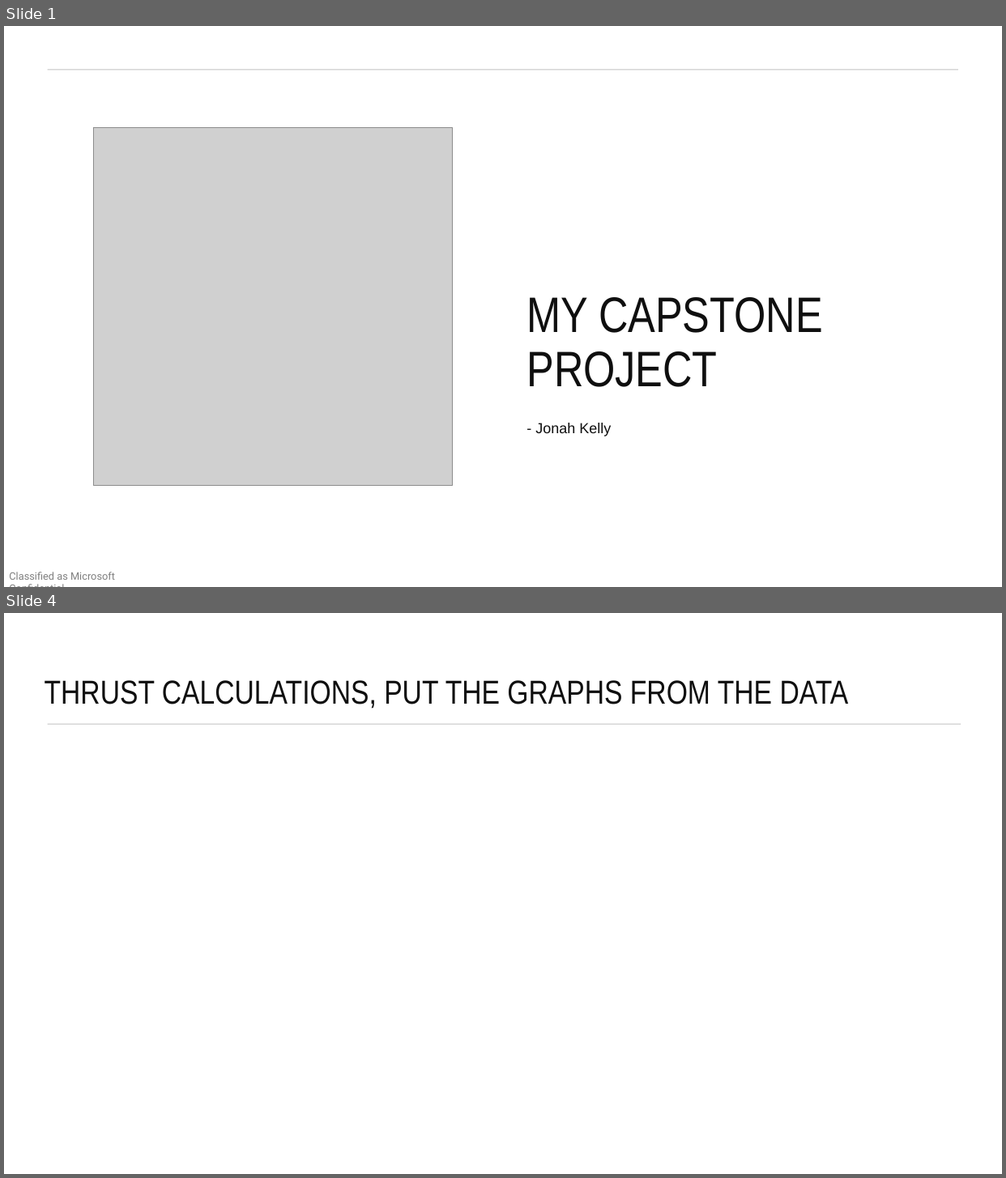
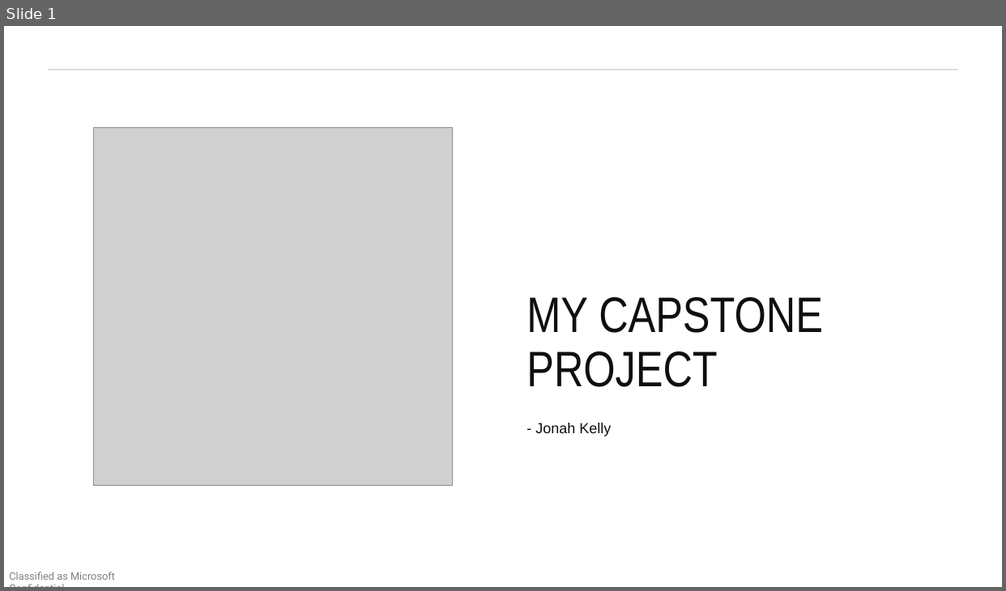
Before and after one commit to jonahk012/CapstoneProject, a slide deck: CapstonePresentation.pptx. Shown one above the other, each under a label of ours: slides 1 and 4 before the commit, slide 1 after it; the slides between them are not shown. The pictures are 1006x1178 and 1006x591 pixels, drawn with LibreOffice and Linux fonts; fonts in the diff are those of the drawing; grey boxes stand for pictures. Boxes give left, top, right and bottom in pixels: in the first picture for what was removed or moved away, otherwise in the second. Text is boxed around its words. In the diff, an @@ line names an element or a change of style, - is before the commit and + after.

```diff
--- a/CapstonePresentation.pptx
+++ b/CapstonePresentation.pptx
@@ slide 4 removed at (4, 613, 1002, 1174), background #FFFFFF @@
@@ title removed at (44, 680, 849, 709) @@
-THRUST CALCULATIONS, PUT THE GRAPHS FROM THE DATA
@@ line removed from (48, 724) to (961, 724) @@
```
Also in this commit, not shown: 1 slide changed, 5 slides added, 1 other slide removed, 15 other files.
